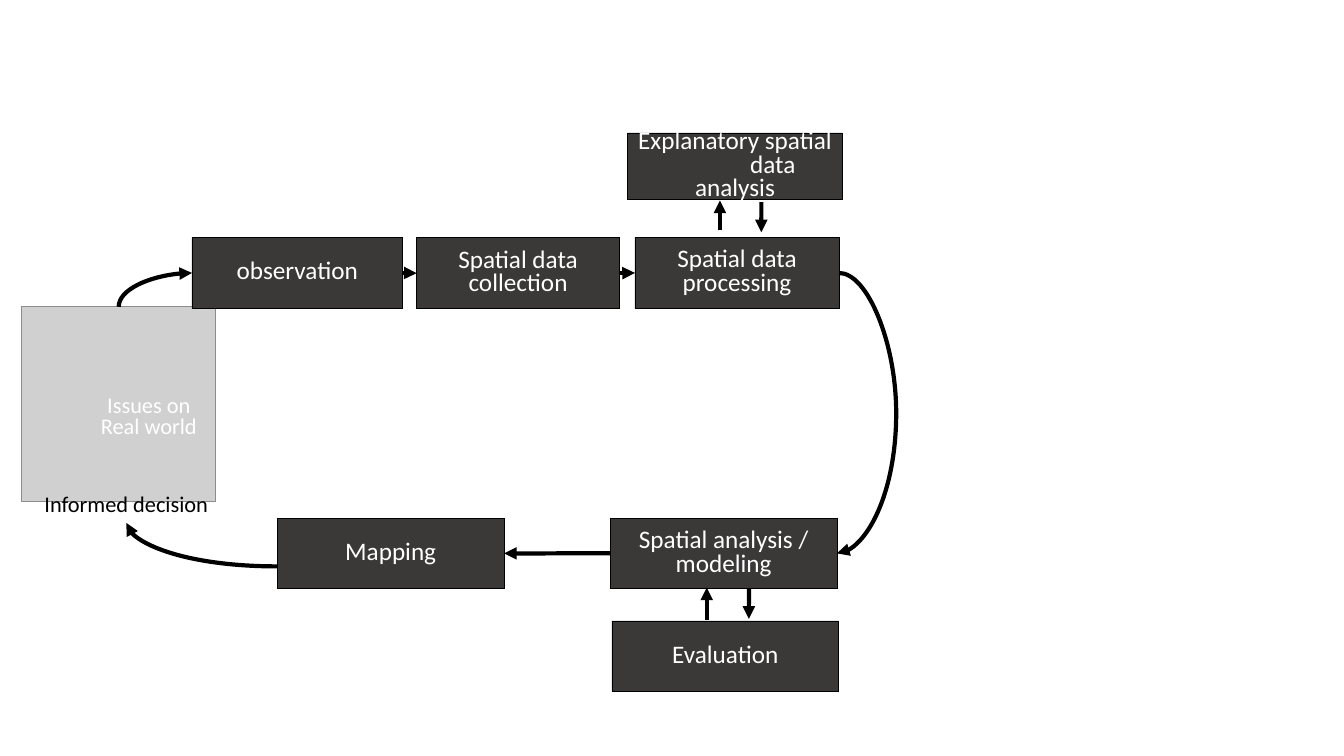
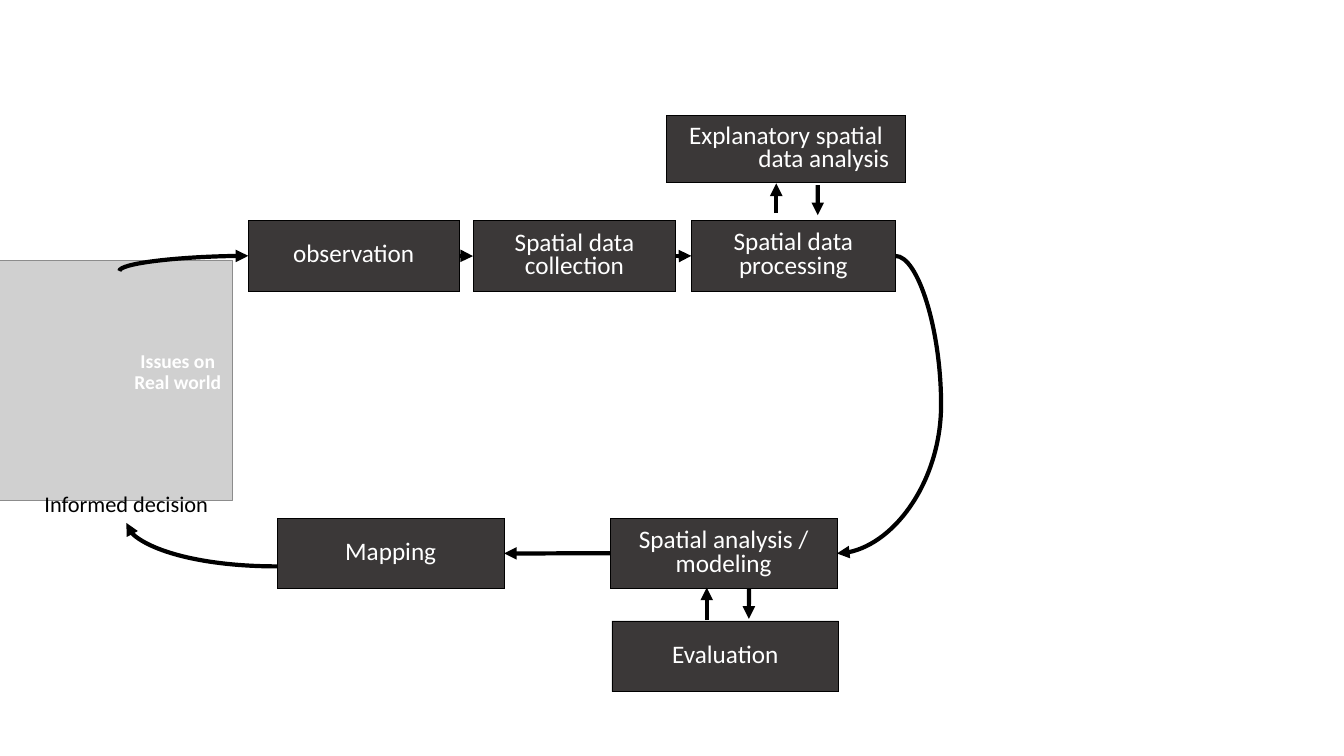
Before and after one commit to su-giscience/su-giscience, a slide deck: slide 2 of images/FFig.pptx (slide 1 before the commit). Drawn at 1344x756 pixels with LibreOffice and Linux fonts; fonts in the diff are those of the drawing; grey boxes stand for pictures. Boxes give left, top, right and bottom in pixels: in the first picture for what was removed or moved away, otherwise in the second. Text is boxed around its words. In the diff, an @@ line names an element or a change of style, - is before the commit and + after.

```diff
--- a/images/FFig.pptx
+++ b/images/FFig.pptx
@@ rectangle "Explanatory spatial data analysis": place and size @@
-rectangle "Explanatory spatial data analysis" at <box>628,133,843,200</box>
+rectangle "Explanatory spatial data analysis" at <box>666,116,905,182</box>
@@ picture: place and size @@
-picture at <box>21,307,216,501</box>
+picture at <box>0,260,233,500</box>
@@ curved arrow moved from (119, 307) - (192, 273) to (119, 271) - (248, 256) @@
@@ 4 curved arrows, 3 rectangles: place and size @@
-4 curved arrows, 3 rectangles at <box>192,201,840,309</box>
+4 curved arrows, 3 rectangles at <box>248,184,896,291</box>
@@ curved arrow moved from (839, 273) - (837, 554) to (895, 256) - (837, 554) @@
@@ text "Issues on": place and size @@
-text "Issues on" at <box>101,399,197,434</box>
+text "Issues on" at <box>134,356,221,389</box>
@@ text "Issues on" at <box>134,356,221,389</box>: size 16 to 14 pt, bold on @@
```
Also in this commit, not shown: 1 slide added, 9 other files.
